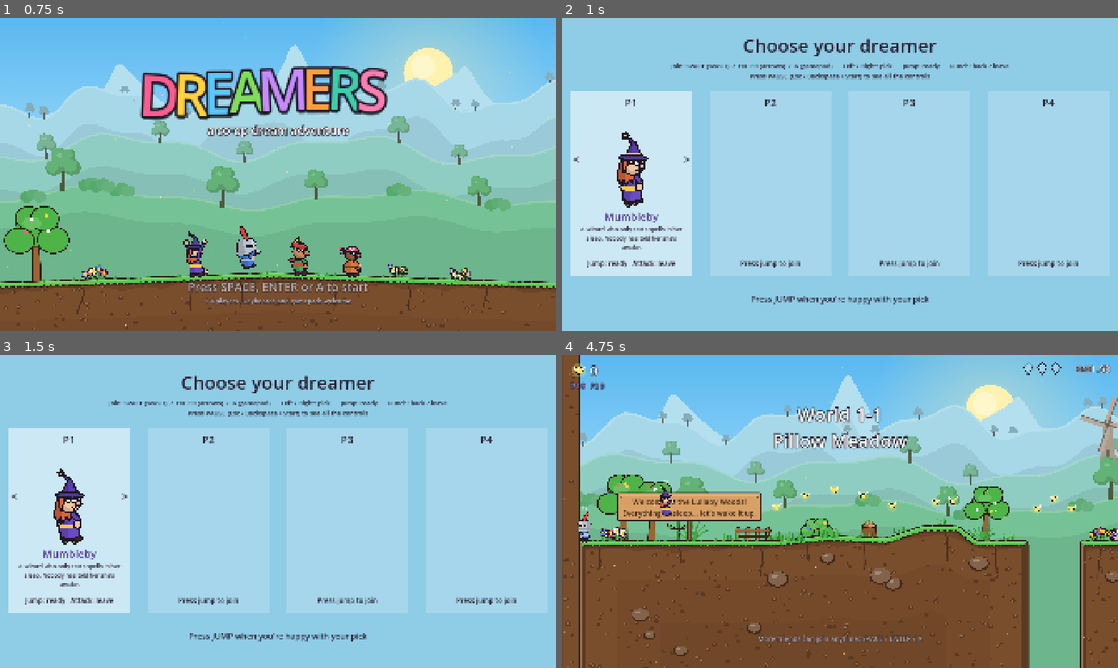
Above: before the commit, frames 1-4 (two rows, left to right).
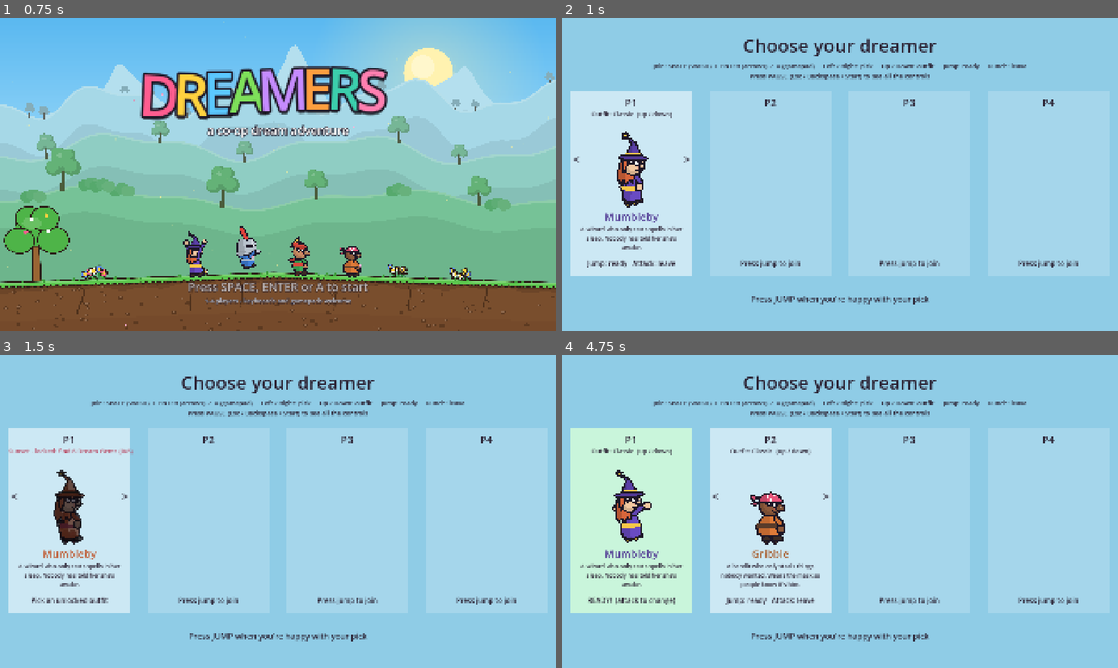
Above: after the commit, the same moments.

Repository: colinduke2-byte/coop-platformer
Game: Godot game, scene res://ui/title.tscn
Two runs of this game, one before a commit and one after it. Both use one fixed random seed, a clock stepped at 60 frames per second and the inputs below.
Inputs (mouse positions are in pixels of both pictures, inside the frame that each line leads up to):
- Up to frame 1 (0.75 s): tap Space at 0.5 s; move the mouse to (400, 158) at 0.52 s; hold Right from 0.53 s (still down); tap Shift at 0.6 s; click (400, 158) at 0.67 s
- Up to frame 2 (1 s): keep holding Right; tap Space at 0.77 s
- Up to frame 3 (1.5 s): tap Space at 1.07 s; move the mouse to (166, 527) at 1.27 s; release Right at 1.28 s; hold S from 1.28 s (still down); tap Ctrl at 1.35 s
- Up to frame 4 (4.75 s): tap Space (p0_jump) at 1.52, 1.82, 3.02, 3.32, 3.77, 4.07, 4.52 s; move the mouse to (895, 442) at 2.02 s; release S at 2.03 s; hold Right 2.03-2.78 s; tap G at 2.1 s; move the mouse to (812, 574) at 2.77 s; hold W 2.78-3.53 s; tap Enter at 2.85 s; click (812, 574) at 2.92 s; move the mouse to (1006, 558) at 3.52 s; hold Left from 3.53 s (still down); tap Backspace at 3.6 s; move the mouse to (673, 464) at 4.27 s; tap Shift at 4.35 s

Frame 1 is identical in both runs. In frame 2, 0.7% of the frame differs, in the area x 5-84%, y 14-32%; in frame 3, 1.7%; in frame 4, 87%, in the area x 0-100%, y 0-100%.

Commit message:
Dream Wardrobe: 6 unlockable outfits (Dream Gems / Snoozlings), UP/DOWN on character select, results announce new outfits; outfit gallery tool
Co-Authored-By: Claude Opus 5.5 <noreply@anthropic.com>
Claude-Session: https://claude.ai/code/session_01RZyH36iJEe4btbCSQD3mjg

Diff:
--- /dev/null
+++ b/characters/wardrobe.gd
@@ -0,0 +1,72 @@
+class_name Wardrobe
+## THE DREAM WARDROBE: outfits (colour schemes) every dreamer can wear, unlocked
+## by collecting Dream Gems and rescuing Snoozlings across the story worlds.
+## Pick one on the character select screen with UP / DOWN.
+## Add an outfit: append to OUTFITS. "need_gems" / "need_snoozlings" are totals
+## over every story world; colours replace the character's main/accent/trim.
+
+const OUTFITS: Array[Dictionary] = [
+	{"name": "Classic"},
+	{"name": "Sunset", "need_gems": 6,
+		"main": Color("ff7a45"), "accent": Color("ffd23f"), "trim": Color("b8435e")},
+	{"name": "Minty", "need_gems": 12,
+		"main": Color("3bceac"), "accent": Color("fff3b0"), "trim": Color("1f7a6a")},
+	{"name": "Snoozling PJs", "need_snoozlings": 6,
+		"main": Color("ffb3d9"), "accent": Color("ffffff"), "trim": Color("c58bff")},
+	{"name": "Frostbite", "need_gems": 20,
+		"main": Color("7fc8ff"), "accent": Color("f4fbff"), "trim": Color("3a6ea8")},
+	{"name": "Midnight", "need_gems": 28,
+		"main": Color("2a2f55"), "accent": Color("ffd23f"), "trim": Color("c9a0ff")},
+	{"name": "Golden Dreamer", "need_gems": 36, "need_snoozlings": 12,
+		"main": Color("f2b632"), "accent": Color("fff6c9"), "trim": Color("b87a1a")},
+]
+
+
+static func totals() -> Dictionary:
+	var t := {"gems": 0, "snoozlings": 0}
+	for w in LevelCatalog.story_worlds():
+		var wt := SaveData.world_totals(w)
+		t["gems"] += wt["gems"]
+		t["snoozlings"] += wt["snoozlings"]
+	return t
+
+
+static func is_unlocked(index: int) -> bool:
+	if OS.has_feature("unlock_all"):
+		return true
+	var o: Dictionary = OUTFITS[index]
+	var t := totals()
+	return t["gems"] >= o.get("need_gems", 0) and t["snoozlings"] >= o.get("need_snoozlings", 0)
+
+
+## "Find 12 Dream Gems" / "Rescue 6 Snoozlings" (what's still missing).
+static func requirement(index: int) -> String:
+	var o: Dictionary = OUTFITS[index]
+	var t := totals()
+	var parts: Array[String] = []
+	if o.has("need_gems") and t["gems"] < o["need_gems"]:
+		parts.append("find %d Dream Gems (%d/%d)" % [o["need_gems"], t["gems"], o["need_gems"]])
+	if o.has("need_snoozlings") and t["snoozlings"] < o["need_snoozlings"]:
+		parts.append("rescue %d Snoozlings (%d/%d)" % [o["need_snoozlings"], t["snoozlings"], o["need_snoozlings"]])
+	return " and ".join(parts)
+
+
+## A copy of `def` wearing outfit `index` (index 0 = the character itself).
+static func dress(def: CharacterDef, index: int) -> CharacterDef:
+	if index <= 0 or index >= OUTFITS.size():
+		return def
+	var o: Dictionary = OUTFITS[index]
+	var d: CharacterDef = def.duplicate()
+	d.main_color = o["main"]
+	d.accent_color = o["accent"]
+	d.trim_color = o["trim"]
+	d.resource_name = def.display_name  # remember who's underneath
+	return d
+
+
+## The base character of a (possibly dressed) def.
+static func base_of(def: CharacterDef) -> CharacterDef:
+	for c in GameManager.CHARACTERS:
+		if c == def or c.display_name == def.display_name:
+			return c
+	return def
--- a/core/game_manager.gd
+++ b/core/game_manager.gd
@@ -17,7 +17,8 @@
 const GEMS_PER_LEVEL := 3
 
 var players: Dictionary = {}  ## slot -> Player
-var chosen_characters: Dictionary = {}  ## slot -> CharacterDef (set by character select)
+var chosen_characters: Dictionary = {}  ## slot -> CharacterDef (set by character select; may wear a Wardrobe outfit)
+var chosen_outfits: Dictionary = {}     ## slot -> Wardrobe outfit index
 var lums := 0
 var lum_rush := 0.0  ## seconds of Lum Rush left (a Dream Bell was rung): every Lum counts double
 var lums_by_slot: Dictionary = {}  ## slot -> Lums that player grabbed (results screen)
@@ -188,12 +189,20 @@
 	var path := level.scene_file_path
 	var i := LevelCatalog.index_of(path)
 	var id: String = LevelCatalog.LEVELS[i]["id"] if i != -1 else path.get_file().get_basename()
+	var had: Array[int] = []
+	for k in Wardrobe.OUTFITS.size():
+		if Wardrobe.is_unlocked(k):
+			had.append(k)
 	var news := SaveData.submit(id, level_time, lums, gems, snoozling)
+	var new_outfits: Array[String] = []
+	for k in Wardrobe.OUTFITS.size():
+		if Wardrobe.is_unlocked(k) and not k in had:
+			new_outfits.append(Wardrobe.OUTFITS[k]["name"])
 	last_results = {
 		"id": id, "name": level.level_name, "time": level_time, "lums": lums,
 		"lums_by_slot": lums_by_slot.duplicate(), "gems": gems.duplicate(), "snoozling": snoozling,
 		"secrets": secrets_found, "secrets_total": secrets_total, "new": news,
-		"next": LevelCatalog.next_after(path),
+		"next": LevelCatalog.next_after(path), "new_outfits": new_outfits,
 	}
 	EventBus.level_completed.emit(last_results)
 
--- a/tests/run_tests.gd
+++ b/tests/run_tests.gd
@@ -4043,3 +4043,14 @@
 		await frames(2)
 	WorldMap.world = "w1"
 	check(LevelCatalog.previous_world("w2") == "w1" and LevelCatalog.world_number("w2") == 2, "worlds are in order")
+
+
+func test_wardrobe_dresses_characters_and_unlocks_with_gems() -> void:
+	var base: CharacterDef = GameManager.CHARACTERS[0]
+	check(Wardrobe.dress(base, 0) == base, "the Classic outfit is the character itself")
+	var d := Wardrobe.dress(base, 1)
+	check(d != base and d.main_color == Wardrobe.OUTFITS[1]["main"] and d.display_name == base.display_name, "an outfit recolours a copy")
+	check(Wardrobe.base_of(d) == base, "a dressed dreamer still knows who they are")
+	check(Wardrobe.is_unlocked(0), "Classic is always available")
+	var t := Wardrobe.totals()
+	check(Wardrobe.is_unlocked(1) == (t["gems"] >= 6), "Sunset unlocks at 6 Dream Gems (have %d)" % t["gems"])
--- /dev/null
+++ b/tools/outfit_gallery.gd
@@ -0,0 +1,30 @@
+extends Node2D
+## Every dreamer in every Dream Wardrobe outfit, for art review:
+##   godot --path . res://tools/outfit_gallery.tscn -- --shots=/tmp/dir
+
+
+func _ready() -> void:
+	var bg := ColorRect.new()
+	bg.color = Color("f3ecff")
+	bg.size = Vector2(1920, 1080)
+	add_child(bg)
+	var n := Wardrobe.OUTFITS.size()
+	for o in n:
+		var l := Label.new()
+		l.text = Wardrobe.OUTFITS[o]["name"]
+		l.position = Vector2(60 + o * 260, 60)
+		l.add_theme_font_size_override(&"font_size", 26)
+		l.add_theme_color_override(&"font_color", Color("2b2233"))
+		add_child(l)
+		for c in GameManager.CHARACTERS.size():
+			var rig := CharacterRig.new()
+			rig.position = Vector2(140 + o * 260, 300 + c * 220)
+			rig.scale = Vector2.ONE * 1.6
+			add_child(rig)
+			rig.build(Wardrobe.dress(GameManager.CHARACTERS[c], o))
+	for a in OS.get_cmdline_user_args():
+		if a.begins_with("--shots="):
+			for i in 10:
+				await get_tree().process_frame
+			get_viewport().get_texture().get_image().save_png(a.trim_prefix("--shots=") + "/outfits.png")
+			get_tree().quit()
--- /dev/null
+++ b/tools/outfit_gallery.tscn
@@ -0,0 +1,6 @@
+[gd_scene load_steps=2 format=3]
+
+[ext_resource type="Script" path="res://tools/outfit_gallery.gd" id="1"]
+
+[node name="OutfitGallery" type="Node2D"]
+script = ExtResource("1")
--- a/ui/character_select.gd
+++ b/ui/character_select.gd
@@ -1,7 +1,8 @@
 class_name CharacterSelect
 extends Node2D
 ## Lobby. Players join with their join button, pick with left/right, press JUMP
-## to lock in and ATTACK to un-ready (or leave if not ready). When everyone who
+## to lock in and ATTACK to un-ready (or leave if not ready). UP / DOWN picks an
+## outfit from the Dream Wardrobe (unlocked by Dream Gems and Snoozlings). When everyone who
 ## joined is ready, the picks go to GameManager.chosen_characters and
 ## next_scene loads. A character locked in by one player can't be taken.
 
@@ -31,8 +32,10 @@
 	var joined := false
 	var ready := false
 	var index := 0
+	var outfit := 0
 	var grace := 0.0
 	var prev_x := 0.0
+	var prev_y := 0.0
 	var input: PlayerInput
 	var panel: Polygon2D
 	var rig: CharacterRig
@@ -41,12 +44,13 @@
 	var blurb: Label
 	var status: Label
 	var arrows: Label
+	var outfit_label: Label
 
 
 func _ready() -> void:
 	var w := 1920.0
 	_label("Choose your dreamer", 64, Vector2(0, 50), w)
-	_label("Join: SPACE (WASD)  /  ENTER (arrows)  /  A (gamepad)      Left / Right: pick      Jump: ready      Punch: back / leave",
+	_label("Join: SPACE (WASD)  /  ENTER (arrows)  /  A (gamepad)     Left / Right: pick     Up / Down: outfit     Jump: ready     Punch: leave",
 			22, Vector2(0, 150), w)
 	_label("Press PAUSE (Esc / Backspace / Start) to see all the controls", 22, Vector2(0, 185), w)
 	_footer = _label("", 28, Vector2(0, 950), w)
@@ -129,13 +133,24 @@
 	elif x < -STICK_FLICK and c.prev_x >= -STICK_FLICK:
 		dir = -1
 	c.prev_x = x
+	var y := c.input.move_y()
+	var ydir := 0
+	if y > STICK_FLICK and c.prev_y <= STICK_FLICK:
+		ydir = 1
+	elif y < -STICK_FLICK and c.prev_y >= -STICK_FLICK:
+		ydir = -1
+	c.prev_y = y
+	if not c.ready and ydir != 0:
+		c.outfit = wrapi(c.outfit + ydir, 0, Wardrobe.OUTFITS.size())
+		_refresh(c)
+		Audio.play("menu_move", -6.0, 1.2, 0.0)
 
 	if not c.ready and dir != 0:
 		c.index = _next_free(c.index, dir, c.slot)
 		_refresh(c)
 		Audio.play("menu_move", -6.0, 1.0, 0.0)
 	if c.input.jump_pressed():
-		if not c.ready and not _taken_by_other(c.index, c.slot):
+		if not c.ready and not _taken_by_other(c.index, c.slot) and Wardrobe.is_unlocked(c.outfit):
 			c.ready = true
 			_refresh(c)
 			Audio.play("menu_ok", -4.0, 1.0, 0.0)
@@ -157,7 +172,10 @@
 	c.prev_x = 0.0
 	c.input = PlayerInput.new(slot)
 	var chars := GameManager.CHARACTERS
-	var preferred := chars.find(GameManager.character_for(slot))
+	var preferred := chars.find(Wardrobe.base_of(GameManager.character_for(slot)))
+	c.outfit = GameManager.chosen_outfits.get(slot, 0)
+	if not Wardrobe.is_unlocked(c.outfit):
+		c.outfit = 0
 	c.index = preferred if preferred != -1 else slot % chars.size()
 	if _taken_by_other(c.index, slot):
 		c.index = _next_free(c.index, 1, slot)
@@ -177,7 +195,8 @@
 	set_process(false)
 	for c in _cards:
 		if c.joined:
-			GameManager.chosen_characters[c.slot] = GameManager.CHARACTERS[c.index]
+			GameManager.chosen_characters[c.slot] = Wardrobe.dress(GameManager.CHARACTERS[c.index], c.outfit)
+			GameManager.chosen_outfits[c.slot] = c.outfit
 	get_tree().change_scene_to_file.call_deferred(next_scene)
 
 
@@ -213,6 +232,7 @@
 	c.rig.position = Vector2(center_x, CARD_TOP + 390)
 	c.rig.scale = Vector2.ONE * RIG_SCALE
 	add_child(c.rig)
+	c.outfit_label = _label("", 22, Vector2(center_x - half, CARD_TOP + 66), CARD_SIZE.x)
 	c.arrows = _label("<                                    >", 40, Vector2(center_x - half, CARD_TOP + 210), CARD_SIZE.x)
 	c.name_label = _label("", 36, Vector2(center_x - half, CARD_TOP + 410), CARD_SIZE.x)
 	c.blurb = _label("", 20, Vector2(center_x - half + 30, CARD_TOP + 465), CARD_SIZE.x - 60, true)
@@ -226,18 +246,25 @@
 	c.arrows.visible = c.joined and not c.ready
 	c.name_label.visible = c.joined
 	c.blurb.visible = c.joined
+	c.outfit_label.visible = c.joined
 	if not c.joined:
 		c.panel.color = PANEL_EMPTY
 		c.status.text = "Press jump to join"
 		return
-	var def: CharacterDef = GameManager.CHARACTERS[c.index]
-	if c.rig.def != def:
+	var base: CharacterDef = GameManager.CHARACTERS[c.index]
+	var def := Wardrobe.dress(base, c.outfit)
+	if c.rig.def == null or c.rig.def.display_name != def.display_name or c.rig.def.main_color != def.main_color:
 		c.rig.build(def)
+	var unlocked := Wardrobe.is_unlocked(c.outfit)
+	c.rig.modulate = Color.WHITE if unlocked else Color(0.35, 0.35, 0.4, 0.8)
+	var outfit_name: String = Wardrobe.OUTFITS[c.outfit]["name"]
+	c.outfit_label.text = ("Outfit: %s  (up / down)" % outfit_name) if unlocked else ("%s - locked: %s" % [outfit_name, Wardrobe.requirement(c.outfit)])
+	c.outfit_label.add_theme_color_override(&"font_color", INK if unlocked else Color("b8435e"))
 	c.panel.color = PANEL_READY if c.ready else PANEL
 	c.name_label.text = def.display_name
 	c.name_label.add_theme_color_override(&"font_color", def.main_color.darkened(0.25))
 	c.blurb.text = def.blurb
-	c.status.text = "READY!  (attack to change)" if c.ready else "Jump: ready   Attack: leave"
+	c.status.text = "READY!  (attack to change)" if c.ready else ("Jump: ready   Attack: leave" if unlocked else "Pick an unlocked outfit")
 
 
 func _label(text: String, font_size: int, pos: Vector2, width: float, wrap := false) -> Label:
--- a/ui/results.gd
+++ b/ui/results.gd
@@ -117,6 +117,8 @@
 		var freed: bool = _results.get("snoozling", false)
 		var s_text := "Snoozling rescued!" if freed else ("Snoozling already safe" if SaveData.has_snoozling(info["id"]) else "The Snoozling is still caged somewhere...")
 		_add(v, UIStyle.label(s_text + ("   NEW!" if news.has("snoozling") else ""), 26, UIStyle.ACCENT if freed else UIStyle.INK))
+	for o: String in _results.get("new_outfits", []):
+		_add(v, UIStyle.label("New outfit in the Dream Wardrobe: %s!  (character select: up / down)" % o, 24, Color("c58bff")))
 	_items = []
 	if _results.get("next", "") != "":
 		_items.append("Next level")
Not shown, added: characters/wardrobe.gd.uid
Not shown, added: tools/outfit_gallery.gd.uid
Not shown, changed: docs/GAME_DESIGN.md
Not shown, changed: docs/ROADMAP.md
